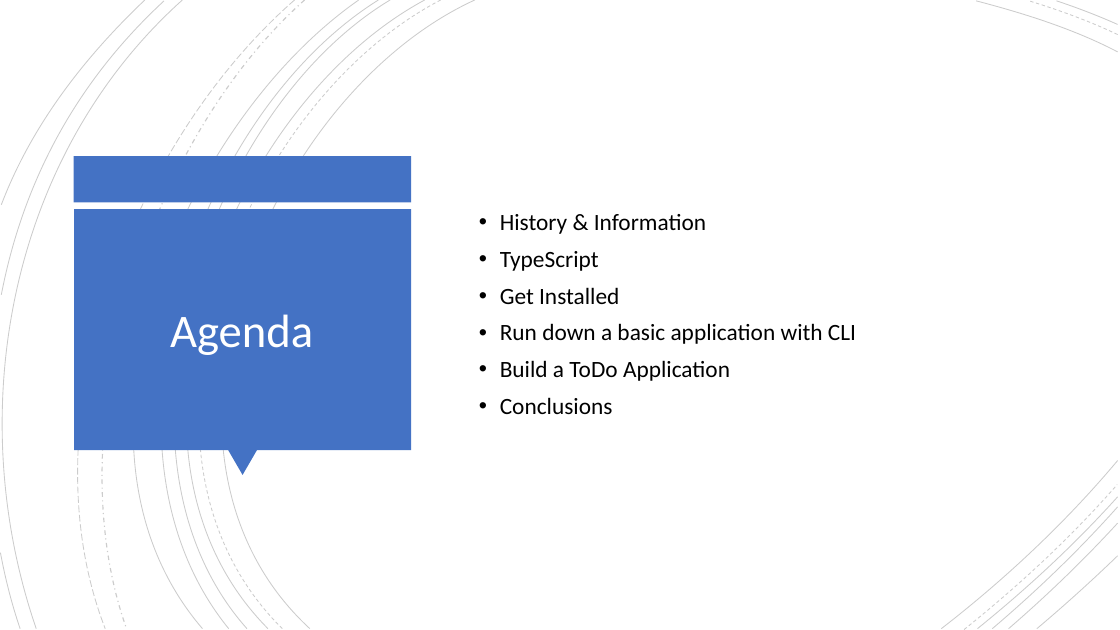
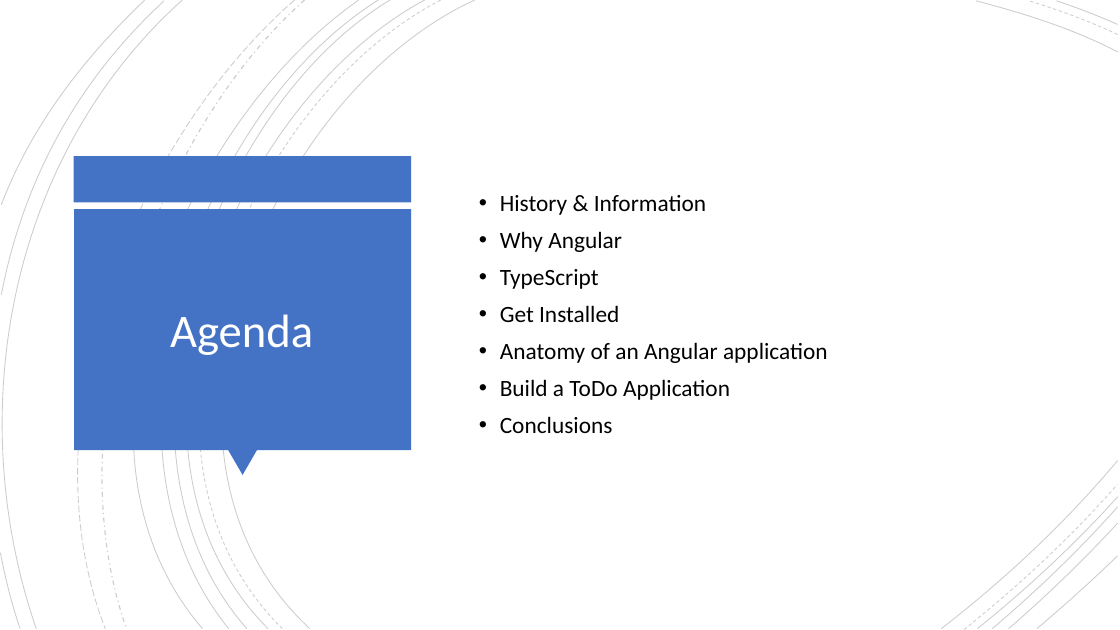
Before and after one commit to NickHodges/AngularToDo, a slide deck: slide 6 of slides/Angular101.pptx (slide 5 before the commit). Drawn at 1120x630 pixels with LibreOffice and Linux fonts; fonts in the diff are those of the drawing. Boxes give left, top, right and bottom in pixels: in the first picture for what was removed or moved away, otherwise in the second. Text is boxed around its words. In the diff, an @@ line names an element or a change of style, - is before the commit and + after.

Commit message:
Updating slides

```diff
--- a/slides/Angular101.pptx
+++ b/slides/Angular101.pptx
@@ text at [500,231,622,252]: paragraph added @@
+• Why Angular
@@ text at [500,342,828,363]: text changed @@
-• Run down a basic application with CLI
+• Anatomy of an Angular application
```
Also in this commit, not shown: 7 other slides changed, 3 slides added.
